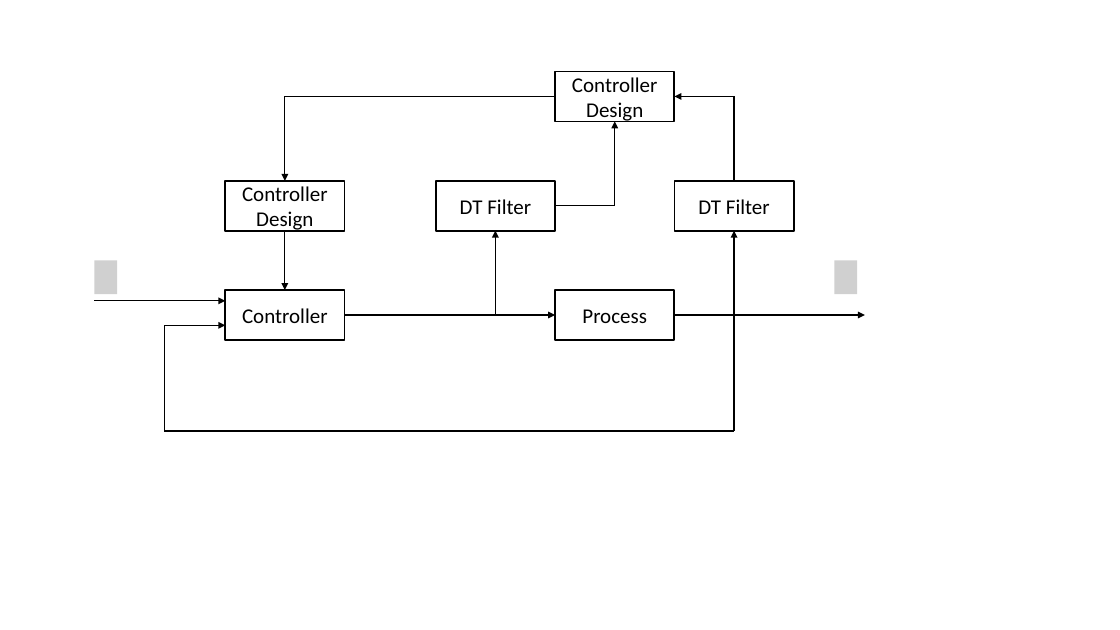
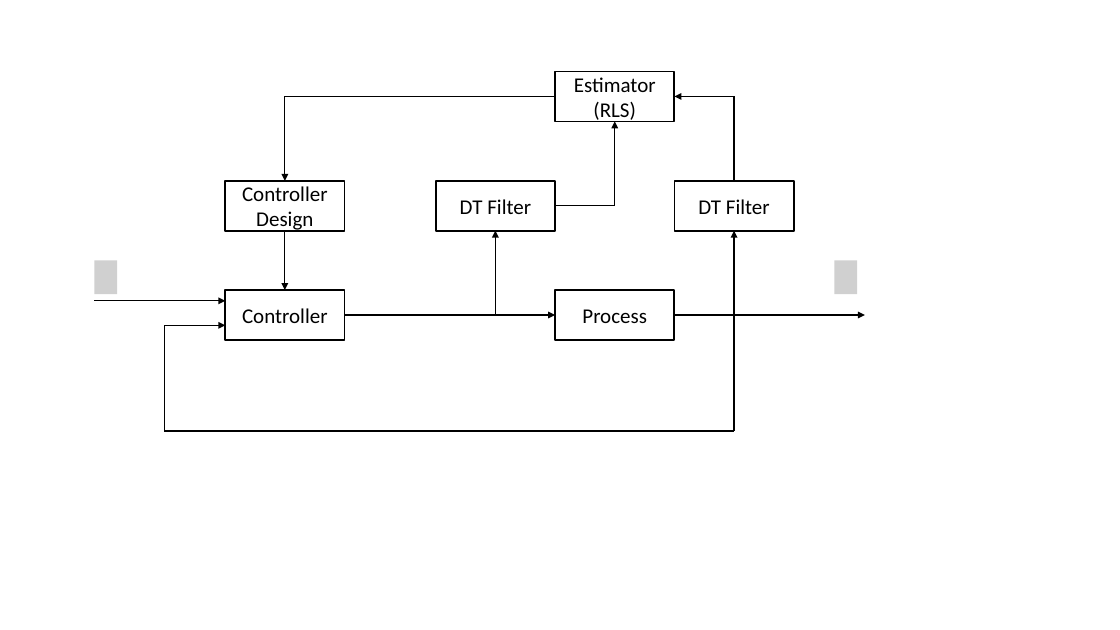
Before and after one commit to derekboase/ELG7113, a slide deck: slide 1 of project_description/Presentation1.pptx. Drawn at 1120x630 pixels with LibreOffice and Linux fonts; fonts in the diff are those of the drawing; grey boxes stand for pictures. Boxes give left, top, right and bottom in pixels: in the first picture for what was removed or moved away, otherwise in the second. Text is boxed around its words. In the diff, an @@ line names an element or a change of style, - is before the commit and + after.

```diff
--- a/project_description/Presentation1.pptx
+++ b/project_description/Presentation1.pptx
@@ text in rectangle at [574,77,656,124]: text changed @@
-Controller Design
+Estimator (RLS)
```
Also in this commit, not shown: 4 other files.
